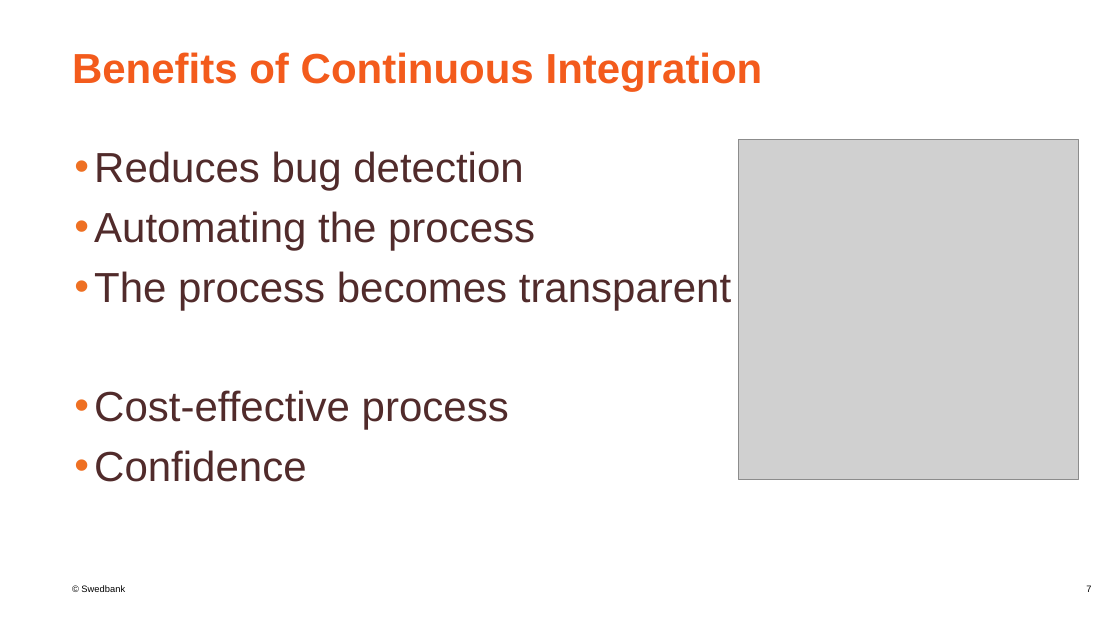
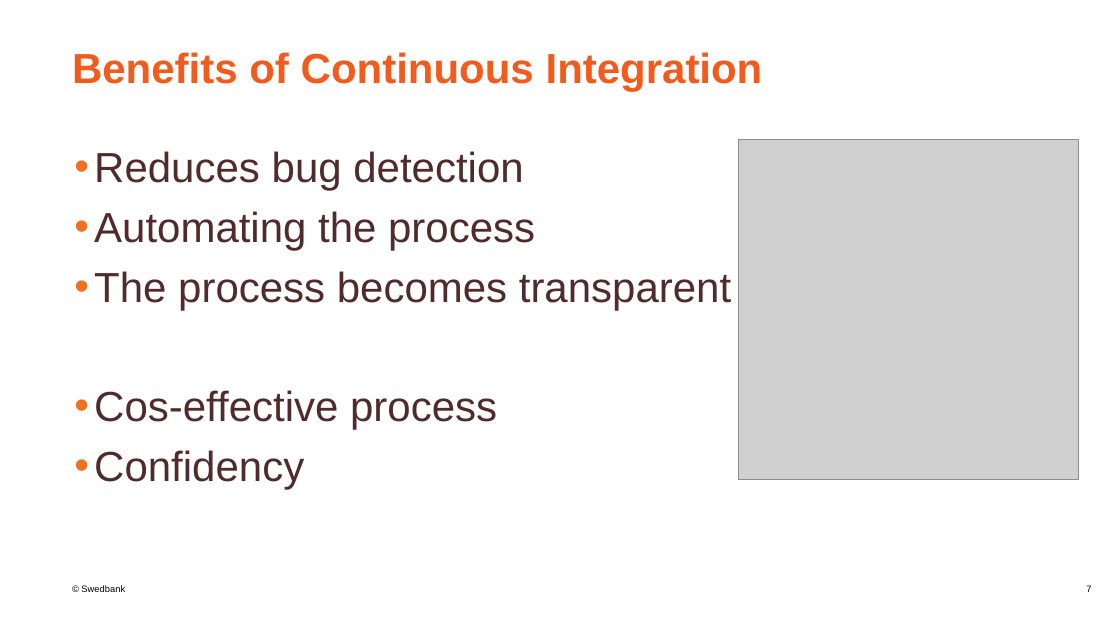
Before and after one commit to mantelisb/CICD-lecture, a slide deck: slide 7 of CICD.pptx. Drawn at 1120x630 pixels with LibreOffice and Linux fonts; fonts in the diff are those of the drawing; grey boxes stand for pictures; background and template pictures are left out. Boxes give left, top, right and bottom in pixels: in the first picture for what was removed or moved away, otherwise in the second. Text is boxed around its words. In the diff, an @@ line names an element or a change of style, - is before the commit and + after.

Commit message:
feat: update slides

```diff
--- a/CICD.pptx
+++ b/CICD.pptx
@@ text at box(94, 390, 497, 490): text changed @@
-• Cost-effective process
-• Confidence
+• Cos-effective process
+• Confidency
```
Also in this commit, not shown: 4 other slides changed, 3 slides added, 3 slides removed, 5 other files.
